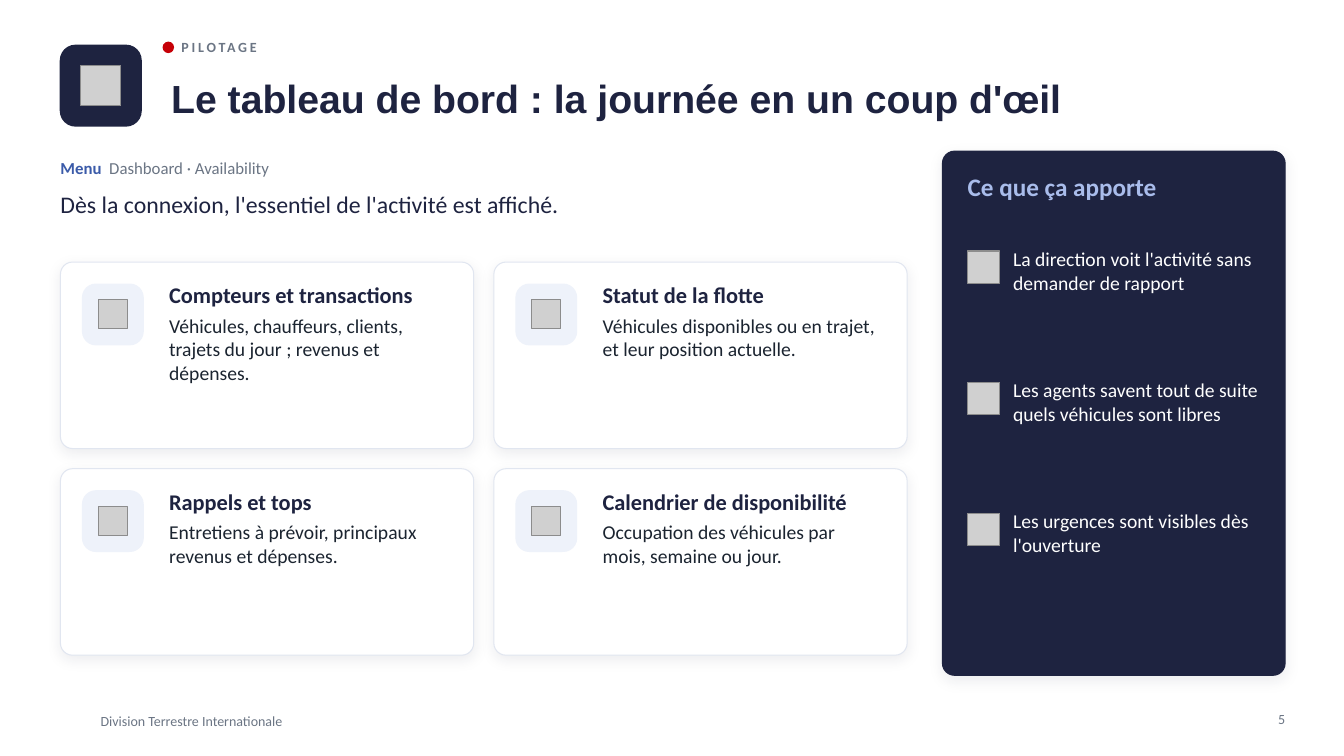
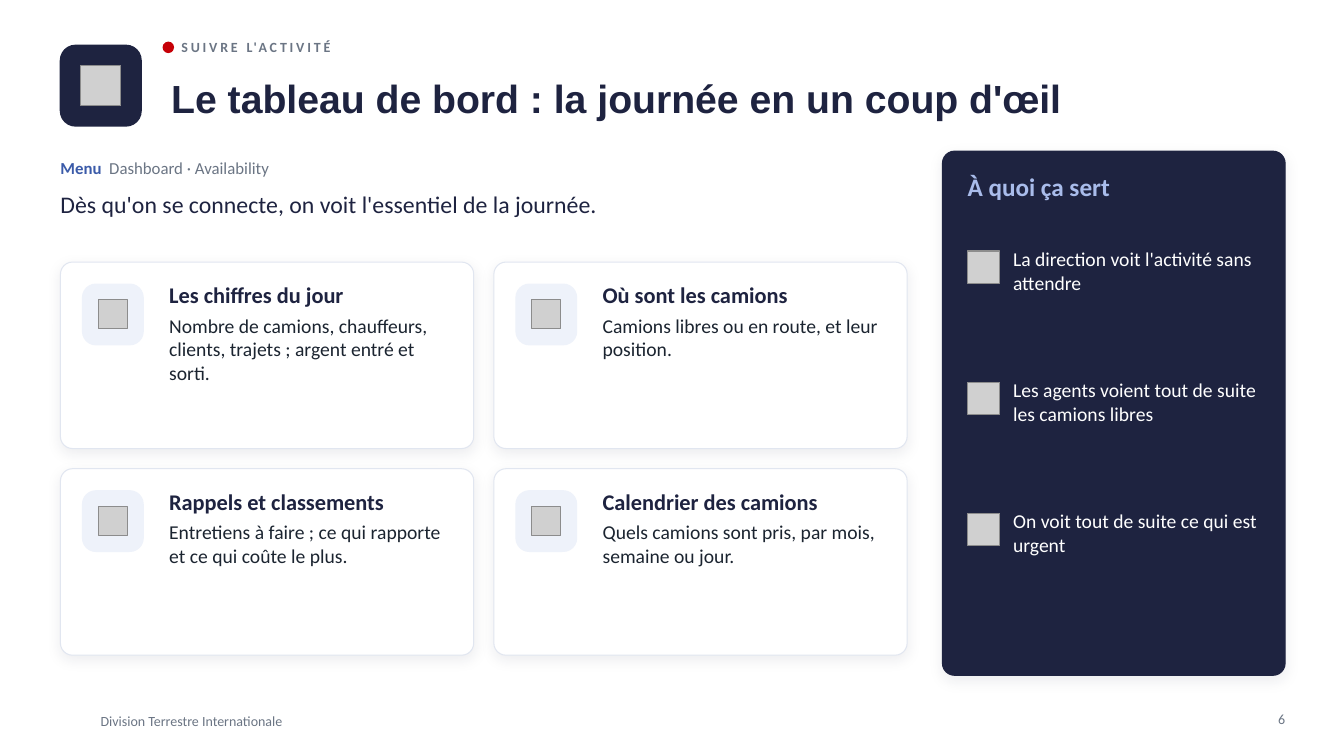
Before and after one commit to meledjearmel/portfolio-assets, a slide deck: slide 6 of formations/dti/presentation-division-terrestre-internationale.pptx (slide 5 before the commit). Drawn at 1344x756 pixels with LibreOffice and Linux fonts; fonts in the diff are those of the drawing; grey boxes stand for pictures; background and template pictures are left out. Boxes give left, top, right and bottom in pixels: in the first picture for what was removed or moved away, otherwise in the second. Text is boxed around its words. In the diff, an @@ line names an element or a change of style, - is before the commit and + after.

```diff
--- a/formations/dti/presentation-division-terrestre-internationale.pptx
+++ b/formations/dti/presentation-division-terrestre-internationale.pptx
@@ text at [247, 42, 257, 52]: text changed @@
-PILOTAGE
+SUIVRE L'ACTIVITÉ
@@ text at [968, 176, 1109, 200]: text changed @@
-Ce que ça apporte
+À quoi ça sert
@@ text at [60, 196, 596, 217]: text changed @@
-Dès la connexion, l'essentiel de l'activité est affiché.
+Dès qu'on se connecte, on voit l'essentiel de la journée.
@@ text at [1013, 252, 1251, 290]: text changed @@
-La direction voit l'activité sans demander de rapport
+La direction voit l'activité sans attendre
@@ text at [169, 287, 427, 380]: text changed @@
-Compteurs et transactions
-Véhicules, chauffeurs, clients, trajets du jour ; revenus et dépenses.
+Les chiffres du jour
+Nombre de camions, chauffeurs, clients, trajets ; argent entré et sorti.
@@ text at [603, 287, 877, 359]: text changed @@
-Statut de la flotte
-Véhicules disponibles ou en trajet, et leur position actuelle.
+Où sont les camions
+Camions libres ou en route, et leur position.
@@ text at [1013, 383, 1256, 421]: text changed @@
-Les agents savent tout de suite quels véhicules sont libres
+Les agents voient tout de suite les camions libres
@@ text at [169, 494, 441, 566]: text changed @@
-Rappels et tops
-Entretiens à prévoir, principaux revenus et dépenses.
+Rappels et classements
+Entretiens à faire ; ce qui rapporte et ce qui coûte le plus.
@@ text at [603, 494, 875, 567]: text changed @@
-Calendrier de disponibilité
-Occupation des véhicules par mois, semaine ou jour.
+Calendrier des camions
+Quels camions sont pris, par mois, semaine ou jour.
@@ text at [1013, 514, 1257, 556]: text changed @@
-Les urgences sont visibles dès l'ouverture
+On voit tout de suite ce qui est urgent
@@ page number at [1278, 714, 1285, 724]: text changed @@
-5
+6
```
Also in this commit, not shown: 23 other slides changed, 1 slide added, 1 other file.
